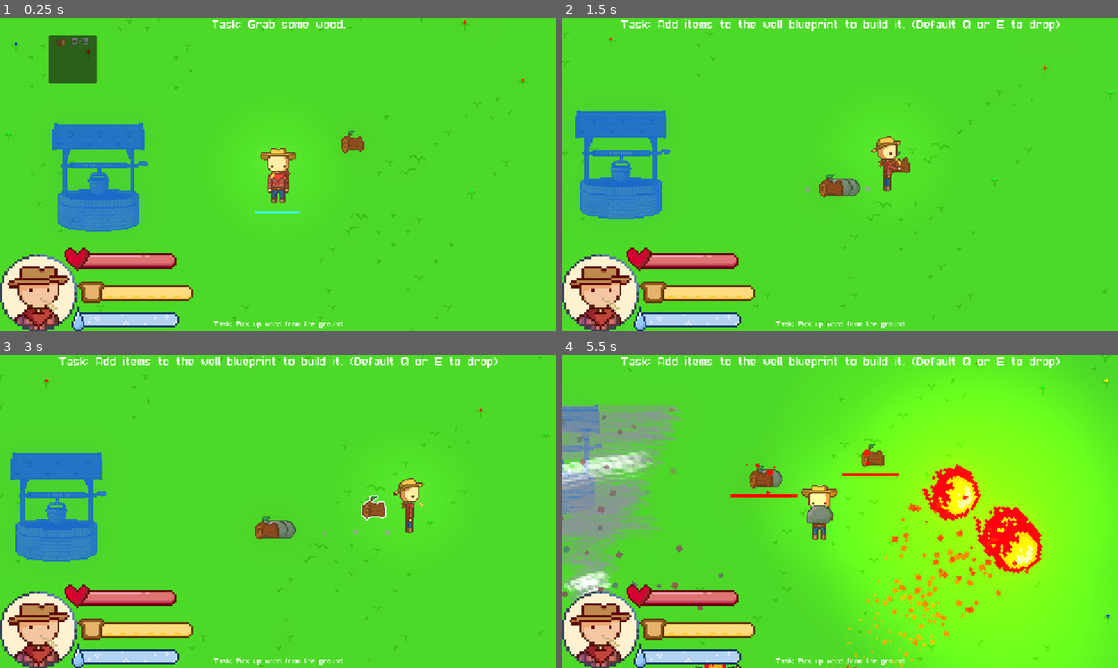
Above: before the commit, frames 1-4 (two rows, left to right).
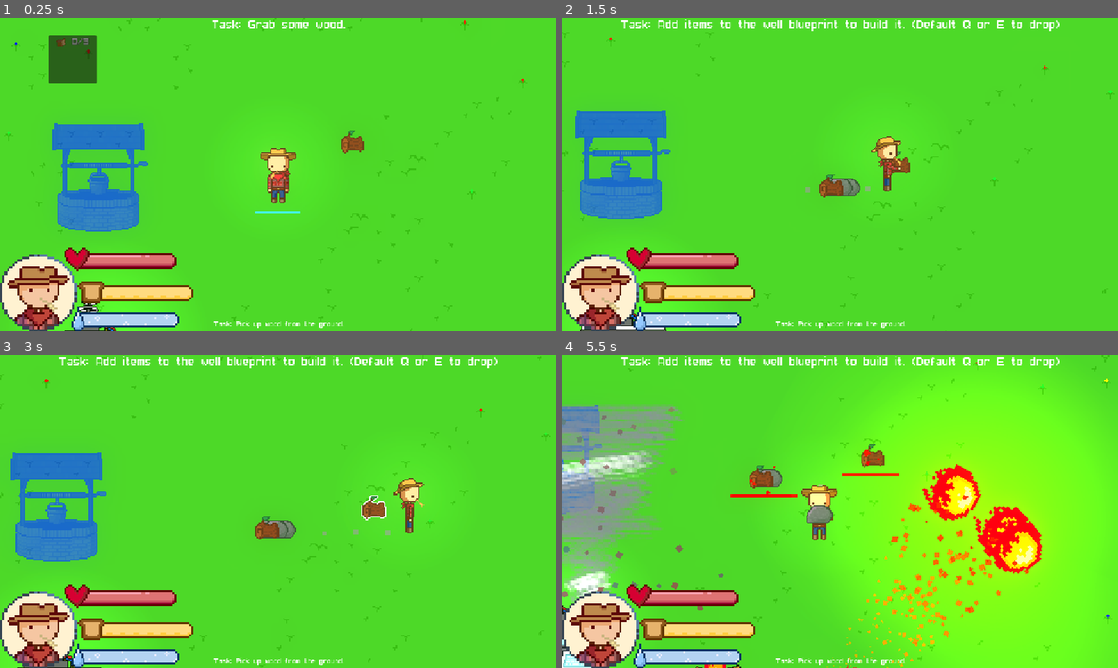
Above: after the commit, the same moments.

Repository: T3rryTim3/mhs-gamedev-02
Game: Godot game, scene res://scenes/Levels/tutorial_2.tscn
Two runs of this game, one before a commit and one after it. Both use one fixed random seed, a clock stepped at 60 frames per second and the inputs below. This scene is started directly instead of the project's main scene.
Inputs (mouse positions are in pixels of both pictures, inside the frame that each line leads up to):
- Up to frame 1 (0.25 s): no input
- Up to frame 2 (1.5 s): tap Enter (ui_accept) at 0.5, 0.77 s; move the mouse to (962, 158) at 0.52 s; hold D (move_right) 0.53-1.25 s; tap Q (drop) at 0.6 s; click (962, 158) at 0.67 s; tap E (pickup) at 0.8 s; drag from (728, 190) to (812, 237) at 1.27 s
- Up to frame 3 (3 s): move the mouse to (333, 442) at 2.02 s; hold D (move_right) 2.03-2.75 s; tap K (spawn_event) at 2.1 s; tap Q (drop) at 2.3 s; drag from (250, 574) to (111, 464) at 2.77 s
- Up to frame 4 (5.5 s): move the mouse to (1006, 558) at 3.52 s; hold A (move_left) 3.53-4.25 s; tap Mouse wheel up (cycle_blueprint_up) at 3.6 s; tap Enter (ui_accept) at 3.77 s; tap K (spawn_event) at 3.8 s; drag from (673, 464) to (739, 517) at 4.27 s; move the mouse to (867, 511) at 5.02 s; hold S (move_down) from 5.03 s (still down); tap E (pickup) at 5.1 s; click (867, 511) at 5.17 s

The runs differ from the first frame. In frame 1, 0.8% of the frame differs, in the area x 9-30%, y 84-100%; in frame 2, 0.7%; in frame 3, 0.6%; in frame 4, 0.6%.

Commit message:
Balance + tutorial changes

Diff:
--- a/projects/mhsdev-02/scenes/Levels/field.tscn
+++ b/projects/mhsdev-02/scenes/Levels/field.tscn
@@ -949,6 +949,7 @@
 [node name="Quarry" parent="Map" instance=ExtResource("7_tx5fc")]
 y_sort_enabled = true
 position = Vector2(-572, 255)
+health = 15.0
 
 [node name="Node" type="Node" parent="Map"]
 
--- a/projects/mhsdev-02/scenes/Levels/tutorial_2.tscn
+++ b/projects/mhsdev-02/scenes/Levels/tutorial_2.tscn
@@ -585,6 +585,7 @@
 [node name="The Machine" parent="Map" instance=ExtResource("9_k5src")]
 y_sort_enabled = true
 position = Vector2(-620, -54)
+selected_costs = 1
 
 [node name="CanvasLayer" type="CanvasLayer" parent="."]
 
@@ -611,3 +612,6 @@
 
 [node name="OvenPos" type="Node2D" parent="."]
 position = Vector2(-337, -77)
+
+[node name="MachinePos" type="Node2D" parent="."]
+position = Vector2(-201, 66)
--- a/projects/mhsdev-02/scenes/Stations/forest.tscn
+++ b/projects/mhsdev-02/scenes/Stations/forest.tscn
@@ -14,6 +14,7 @@
 station_data = 3
 produce_time = 7.5
 sprite = NodePath("Sprite2D")
+health = 18.0
 move_influence = 0.01
 
 [node name="Sprite2D" type="Sprite2D" parent="."]
--- a/projects/mhsdev-02/scenes/Stations/quarry.tscn
+++ b/projects/mhsdev-02/scenes/Stations/quarry.tscn
@@ -11,10 +11,13 @@
 collision_mask = 0
 motion_mode = 1
 script = ExtResource("1_xou8e")
+station_data = 2
 layer_behavior = 1
 produce_time = 20.0
 sprite = NodePath("Sprite2D")
+health = 25.0
 move_influence = 0.01
+effect_immunities = Array[int]([5])
 
 [node name="Sprite2D" type="Sprite2D" parent="."]
 texture = ExtResource("3_cat8v")
--- a/projects/mhsdev-02/scenes/Stations/well.tscn
+++ b/projects/mhsdev-02/scenes/Stations/well.tscn
@@ -15,7 +15,8 @@
 produce_time = 15.0
 progress_bar_texture = ExtResource("2_iy0j5")
 sprite = NodePath("Sprite2D")
-move_influence = 0.01
+health = 22.0
+move_influence = 0.0
 
 [node name="Sprite2D" type="Sprite2D" parent="."]
 texture = ExtResource("2_ubvcw")
--- a/projects/mhsdev-02/scenes/Stations/wheat_crop.tscn
+++ b/projects/mhsdev-02/scenes/Stations/wheat_crop.tscn
@@ -18,6 +18,7 @@
 station_data = 1
 produce_time = 15.0
 sprite = NodePath("Sprite2D")
+health = 15.0
 move_influence = 0.01
 
 [node name="Sprite2D" type="Sprite2D" parent="."]
--- a/projects/mhsdev-02/scripts/Singletons/general_config.gd
+++ b/projects/mhsdev-02/scripts/Singletons/general_config.gd
@@ -29,8 +29,8 @@
 var STAMINA_UPGRADE_INCREASE = 20
 
 # Stat drain stats
-var DRAIN_HUNGER:float = 0.45
-var DRAIN_THIRST:float = 0.6
+var DRAIN_HUNGER:float = 0.38
+var DRAIN_THIRST:float = 0.53
 
 # Upgrades given every machine power
 var UPGRADE_COUNT = 3
--- a/projects/mhsdev-02/scripts/Singletons/item_data.gd
+++ b/projects/mhsdev-02/scripts/Singletons/item_data.gd
@@ -19,46 +19,56 @@
 	var health = 1
 	var use_time = 0
 	var pickup_sound = "res://Audio/SFX/Items/Wheat.wav"
+	var effect_immunities:Array[EffectData.EffectTypes]
 
 	match id:
 		ItemTypes.WOOD:
-			health = 8
+			health = 11
 			decay_rate = 0
 			img_path = "res://images/items/wood.png"
 			pickup_sound = "res://Audio/SFX/Items/wood.wav"
 		ItemTypes.WHEAT:
 			health = 3
-			decay_rate = 0.2
+			decay_rate = 0.12
 			img_path = "res://images/items/wheat.png"
 			pickup_sound = "res://Audio/SFX/Items/wheat.wav"
 		ItemTypes.BREAD:
 			health = 6
-			decay_rate = 0.2
-			use_time = 1
+			decay_rate = 0.1
+			use_time = 0.5
 			img_path = "res://images/items/bread.png"
 			pickup_sound = "res://Audio/SFX/rock.wav"
 		ItemTypes.WATER:
 			health = 1
 			decay_rate = 0.0
-			use_time = 1
+			use_time = 0.5
 			img_path = "res://images/items/dirty_water.png"
+			effect_immunities = [
+				EffectData.EffectTypes.BURNING
+			]
 		ItemTypes.WATER_CLEAN:
 			health = 1
 			decay_rate = 0.0
-			use_time = 1
+			use_time = 0.5
 			img_path = "res://images/items/water.png"
+			effect_immunities = [
+				EffectData.EffectTypes.BURNING
+			]
 		ItemTypes.ROCK:
-			health = 15
+			health = 17
 			decay_rate = 0
 			img_path = "res://images/items/rock.png"
 			pickup_sound = "res://Audio/SFX/Items/stone.wav"
+			effect_immunities = [
+				EffectData.EffectTypes.BURNING
+			]
 		ItemTypes.WHEAT_SEEDS:
 			health = 3
 			decay_rate = 0
 			img_path = "res://images/items/Wheat Seeds.png"
 		ItemTypes.APPLE:
 			health = 8
-			decay_rate = 0.15
+			decay_rate = 0.1
 			img_path = "res://images/items/Wheat Seeds.png"
 	return {
 		"health": health,
@@ -66,7 +76,8 @@
 		"img_path": img_path,
 		"use_time": use_time,
 		"id": id,
-		"pickup_sound": pickup_sound
+		"pickup_sound": pickup_sound,
+		"effect_immunities": effect_immunities
 	}
 
 func use_item(item:Item, player:Player, delta:float):
--- a/projects/mhsdev-02/scripts/entity.gd
+++ b/projects/mhsdev-02/scripts/entity.gd
@@ -23,6 +23,9 @@
 
 ## Healthbar placement offset (Starting from bottom-center of the sprite)
 @export var health_bar_offset:Vector2 = Vector2.ZERO
+
+## Effect immunities
+@export var effect_immunities:Array[EffectData.EffectTypes]
 #endregion
 
 #region Other vars
@@ -133,6 +136,8 @@
 
 #region Effects
 func add_effect(effect:EffectData.EffectTypes, duration:float, strength:float): ## Add an effect to the entity
+	if effect in effect_immunities:
+		return
 	var new = EffectData.Effect.new(effect, duration, strength, self)
 	effects.append(new)
 	new.connect("removed", effects.erase.bind(new))
--- a/projects/mhsdev-02/scripts/hud.gd
+++ b/projects/mhsdev-02/scripts/hud.gd
@@ -122,21 +122,30 @@
 				tutorial_step = 5
 				return
 			player.item_used.disconnect(_next_tutorial_step)
-			$Timer.text = "Task: Enter delete mode and delete a station (Default R)"
+			$Timer.text = "Task: Enter delete mode and delete the water purifier (Default H)"
 			_get_level().station_deleted.connect(_next_tutorial_step)
 		7: # Cook bread
-			if not (_get_level().get_station_count(StationData.Stations.WELL) == 0):
-				tutorial_step = 6
-				return
 			_get_level().station_deleted.disconnect(_next_tutorial_step)
 			_get_level().load_bread_step()
-			$Timer.text = "Task: Use the oven to cook and eat bread. Put wheat on the left, and wood on the right."
+			$Timer.text = "Task: Use the oven to cook and eat bread. Put wheat on the left, and wood on the right.\nYou will need to make a wheat crop to get the wheat."
 			player.item_used.connect(_next_tutorial_step)
 		8:
 			if not ((data is Item) and data.id == ItemData.ItemTypes.BREAD):
 				tutorial_step = 7
 				return
-			$Timer.text = "Task: Power the machine."
+			player.item_used.disconnect(_next_tutorial_step)
+			$Timer.text = "Task: Add the required items into the machine."
+			_get_level().load_machine_step()
+			player.give_upgrade.connect(_next_tutorial_step)
+		9:
+			print("WOOT")
+			$Timer.text = "Task: Select an upgrade."
+			player.give_upgrade.disconnect(_next_tutorial_step)
+			player.upgrade_added.connect(_next_tutorial_step)
+		10:
+			$Timer.text = "Task: Survive the tornado!"
+			EventMan.spawn_event(EventMan.Events.TORNADO, _get_level(), 1)
+			player.upgrade_added.disconnect(_next_tutorial_step)
 
 
 func _process(delta: float) -> void:
--- a/projects/mhsdev-02/scripts/item.gd
+++ b/projects/mhsdev-02/scripts/item.gd
@@ -43,6 +43,7 @@
 	decay_rate = data["decay_rate"]
 	img_path = data["img_path"]
 	item_usage_max = data["use_time"]
+	effect_immunities = data["effect_immunities"]
 
 	var image = load(img_path)
 	$Sprite2D.texture = image
--- a/projects/mhsdev-02/scripts/level.gd
+++ b/projects/mhsdev-02/scripts/level.gd
@@ -3,6 +3,7 @@
 
 signal station_built
 signal station_deleted
+signal machine_powered
 
 ## Scene for creating new items
 @onready var item_scn = preload("res://scenes/Base/item.tscn")
@@ -74,6 +75,7 @@
 	var damage_multi : float = 1
 	var thirst_multi : float = 1
 	var hunger_multi : float = 1
+	var station_health_multi : float = 1
 	var item_spawn_cooldown : float = 2.75
 	var station_speed_multi : float = 1
 	var grace_period : float = 60 # Extra time until the first event
--- a/projects/mhsdev-02/scripts/player.gd
+++ b/projects/mhsdev-02/scripts/player.gd
@@ -7,6 +7,7 @@
 @onready var high_temp_particles:GPUParticles2D = $HighTempParticles
 
 signal give_upgrade
+signal upgrade_added
 signal mode_changed
 signal death
 signal item_used
@@ -113,6 +114,7 @@
 	state.hunger.val_max = Config.MAX_HUNGER + _get_upgrade(Upgrades.Upgrades.HUNGER) * Config.HUNGER_UPGRADE_INCREASE
 	state.thirst.val_max = Config.MAX_THIRST + _get_upgrade(Upgrades.Upgrades.THIRST) * Config.THIRST_UPGRADE_INCREASE
 	#state.stamina.val_max = Config.MAX_STAMINA + _get_upgrade(Upgrades.Upgrades.STAMINA) * Config.STAMINA_UPGRADE_INCREASE
+	upgrade_added.emit()
 
 func _get_upgrade(upgrade = Upgrades.Upgrades) -> int: ## Returns the upgrade count of the passed upgrade
 	if upgrade in upgrades:
--- a/projects/mhsdev-02/scripts/station.gd
+++ b/projects/mhsdev-02/scripts/station.gd
@@ -156,6 +156,9 @@
 	if !level.loaded:
 		await _get_level().ready
 
+	max_health *= _get_level().level_data.station_health_multi
+	health = max_health
+
 	add_to_group("station") # Used for processing total station benefits
 
 	# Default values
@@ -205,6 +208,9 @@
 			if _get_level().player.delete_mode:
 				can_delete = true
 
+	if _get_level().tutorial and station_data == StationData.Stations.WELL:
+		can_delete = false
+
 	_update_remove_color(can_delete)
 
 func _update_remove_color(on:bool):
--- a/projects/mhsdev-02/scripts/the_machine.gd
+++ b/projects/mhsdev-02/scripts/the_machine.gd
@@ -44,7 +44,9 @@
 				[25,{ItemData.ItemTypes.BREAD: 3, ItemData.ItemTypes.WOOD: 2, ItemData.ItemTypes.ROCK: 2}]
 			]
 		CostGroups.TUTORIAL:
-			pass
+			costs = [
+				[3,{ItemData.ItemTypes.BREAD: 2, ItemData.ItemTypes.WATER: 0.5}]
+			]
 
 func _get_level(): ## Finds the first Level ancestor
 	var parent = get_parent()
@@ -57,9 +59,8 @@
 func _next_cost(): ## Selects the next cost in 'costs'
 	if cost_index >= len(costs): # If there are no more costs
 		cost = {}
-		_update_label()
+		#_update_cost()
 		return
-
 	select_cost(costs[cost_index][0], costs[cost_index][1])
 	cost_index += 1
 
@@ -82,7 +83,7 @@
 
 ## Set the cost of the machine based upon the price given.
 ## 'Items' is the dict of items that can be chosen (Item, Price).
-func select_cost(price:int, items):
+func select_cost(price:float, items):
 	cost = {}
 	collector.clear_items()
 	while price > 0:
@@ -117,8 +118,11 @@
 		item.texture_rect.texture = load(ItemData.get_item_data(k)["img_path"])
 		item.id = k
 
-func _update_label():
-	for k in $VBoxContainer.get_children():
+func _update_cost():
+	for k in cost_container.get_children():
+		if not (k.id in cost):
+			_display_cost()
+			return
 		k.label.text = str(spent_resources[k.id]) + "/" + str(cost[k.id])
 
 func _check_completion():
@@ -134,14 +138,12 @@
 			collector.add_item(item)
 			spent_resources[k] += 1
 	scale_val = 1.2
-	_update_label()
 
 	if _check_completion():
+		_get_level().machine_powered.emit()
 		_get_level().player.give_upgrade.emit()
 		_next_cost()
+		_display_cost()
 		_update_cost()
-		_display_cost()
-
-func _update_cost():
-	for k in cost_container.get_children():
-		k.label.text = str(spent_resources[k.id]) + "/" + str(cost[k.id])
+	else:
+		_update_cost()
--- a/projects/mhsdev-02/scripts/tutorial_2.gd
+++ b/projects/mhsdev-02/scripts/tutorial_2.gd
@@ -8,9 +8,14 @@
 	level_data.thirst_multi = 0
 	level_data.event_cooldown = 1000000000
 	level_data.item_spawn_cooldown = 1000000000
+	load_machine_step()
 
 func load_bread_step(): ## Loads everything for the bread cooking tutorial step
 	var station_scene = load(StationData.get_station_scene(StationData.Stations.OVEN))
 	var station = station_scene.instantiate()
 	station.global_position = $OvenPos.global_position
 	stations.add_child(station)
+
+func load_machine_step(): ## Loads everything for the bread
+	var machine:Machine = $"Map/The Machine"
+	machine.global_position = $MachinePos.global_position
